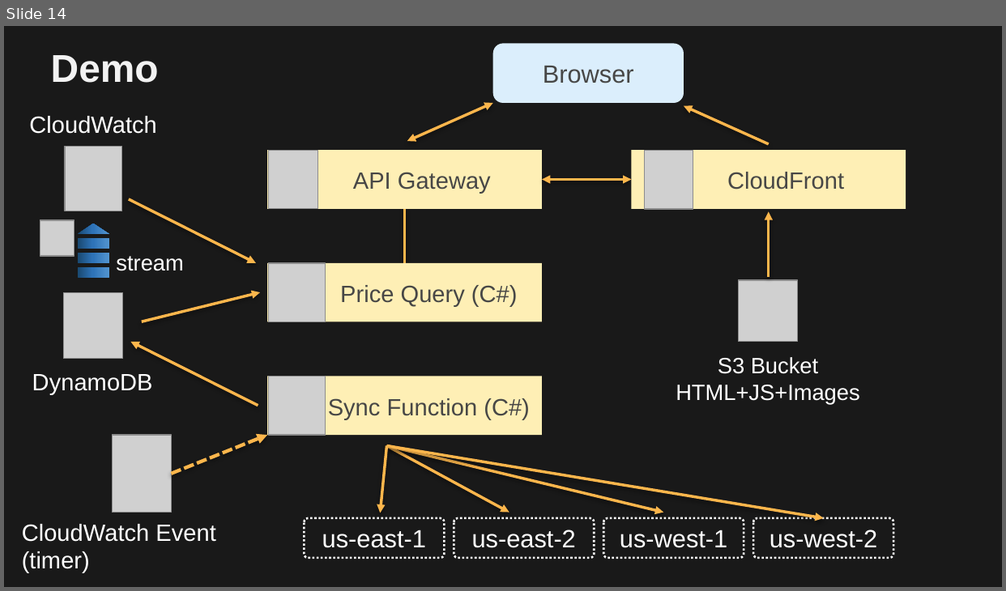
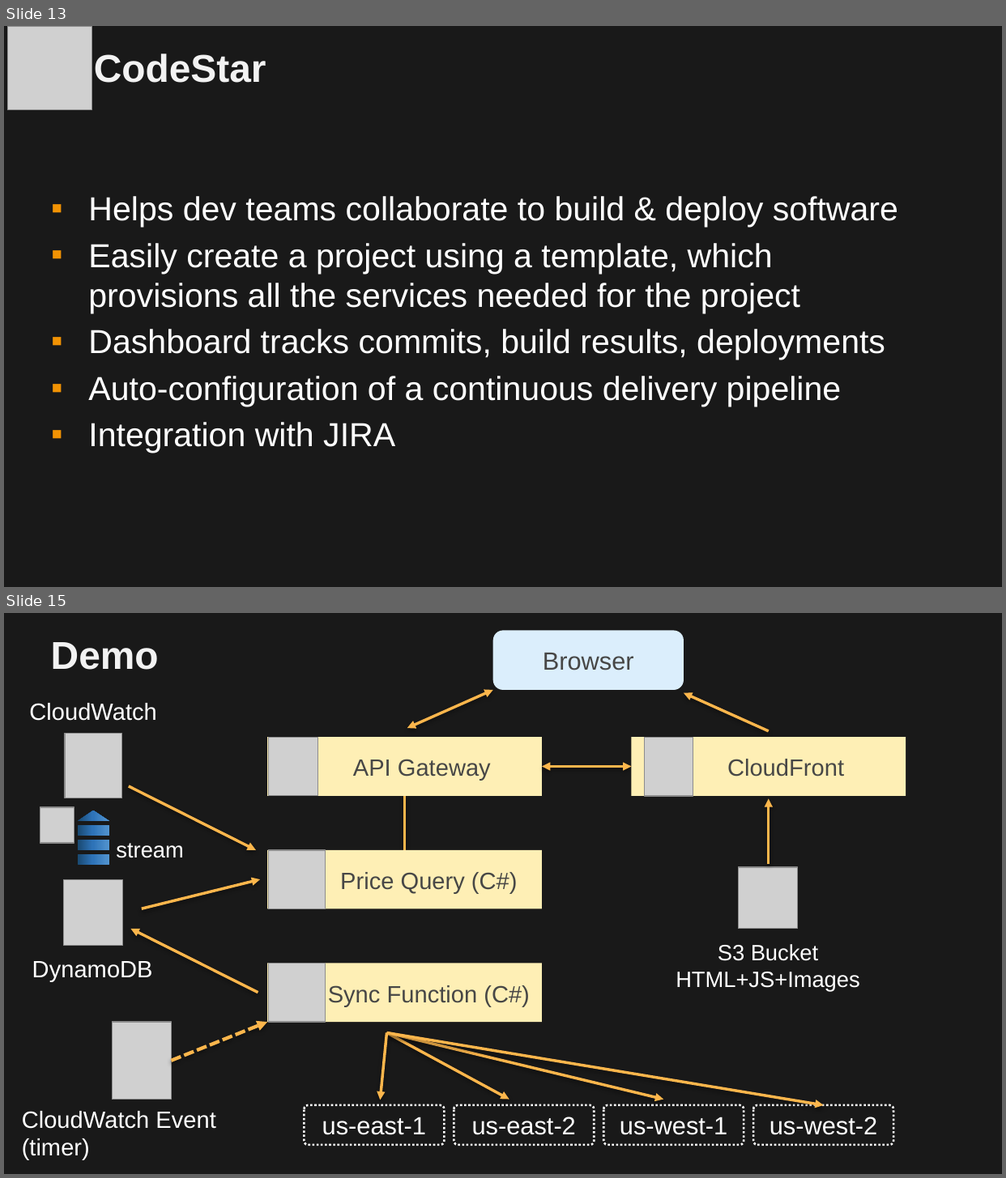
Before and after one commit to paulfryer/dotnetonaws, a slide deck: Presentation/PADNUG-July-2017.pptx. Shown one above the other, each under a label of ours: slide 14 before the commit, slides 13 and 15 after it; the slides between them are not shown. The pictures are 1006x591 and 1006x1178 pixels, drawn with LibreOffice and Linux fonts; fonts in the diff are those of the drawing; grey boxes stand for pictures; background and template pictures are left out. Boxes give left, top, right and bottom in pixels: in the first picture for what was removed or moved away, otherwise in the second. Text is boxed around its words. In the diff, an @@ line names an element or a change of style, - is before the commit and + after.

```diff
--- a/Presentation/PADNUG-July-2017.pptx
+++ b/Presentation/PADNUG-July-2017.pptx
@@ slide 13 added at bbox=[4, 26, 1002, 587], background #191919 @@
@@ picture added at bbox=[7, 26, 91, 109] @@
@@ title added at bbox=[94, 54, 266, 83], 28 pt, text #F2F2F2, bold @@
+CodeStar
@@ text added at bbox=[88, 196, 898, 454], 24 pt, text #FFFFFF @@
+▪ Helps dev teams collaborate to build & deploy software
+▪ Easily create a project using a template, which provisions all the services needed for the project
+▪ Dashboard tracks commits, build results, deployments
+▪ Auto-configuration of a continuous delivery pipeline
+▪ Integration with JIRA
@@ what was slide 14 is now slide 15 @@
```
Also in this commit, not shown: 1 slide changed, 1 other slide added, 1 slide removed.
